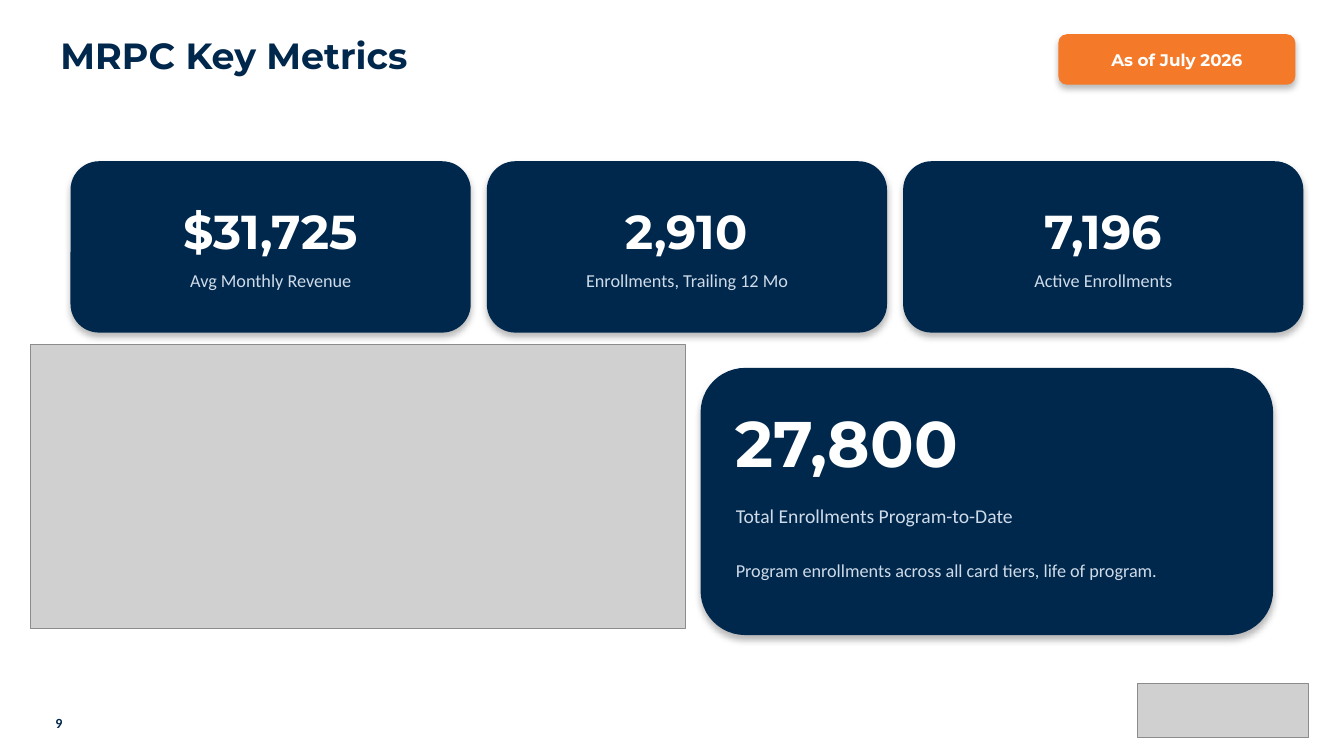
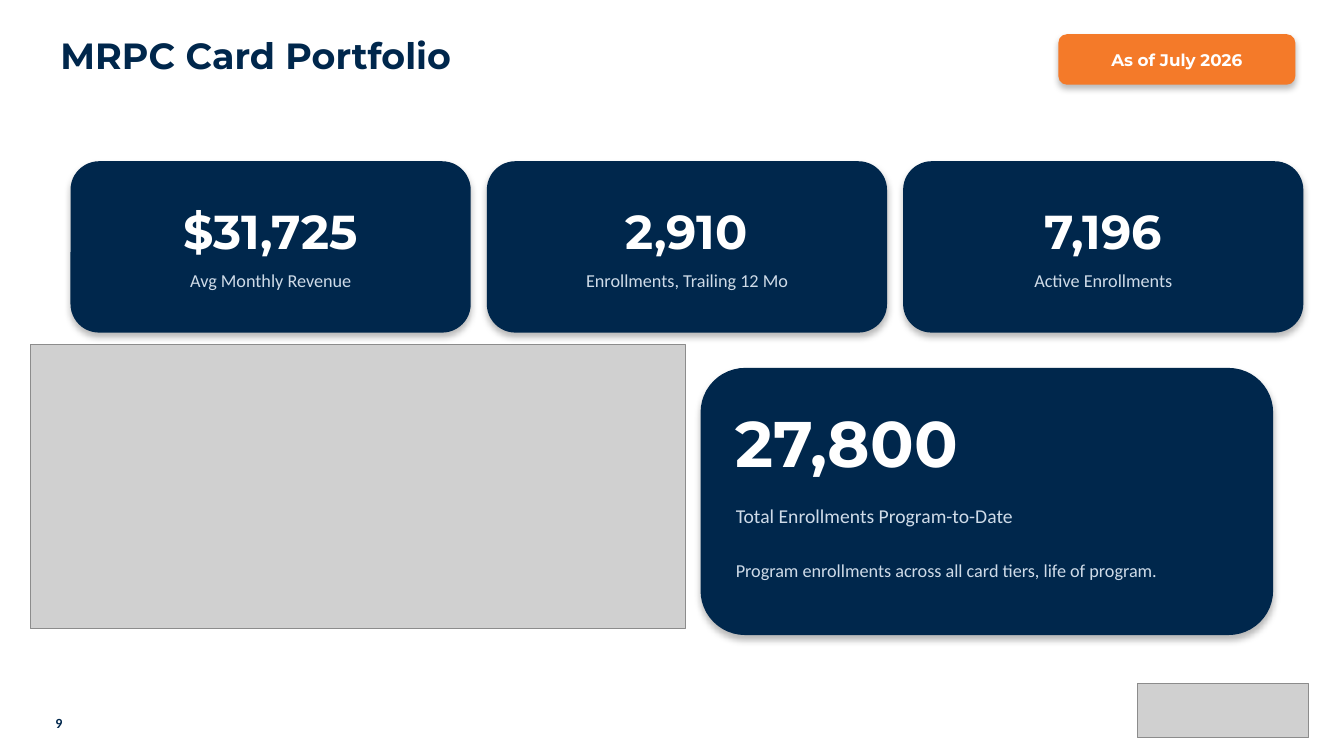
Before and after one commit to aburgard-csi/Velocity_Reporting, a slide deck: slide 9 of templates/mrpc_template.pptx. Drawn at 1344x756 pixels with LibreOffice and Linux fonts; fonts in the diff are those of the drawing; grey boxes stand for pictures. Boxes give left, top, right and bottom in pixels: in the first picture for what was removed or moved away, otherwise in the second. Text is boxed around its words. In the diff, an @@ line names an element or a change of style, - is before the commit and + after.

```diff
--- a/templates/mrpc_template.pptx
+++ b/templates/mrpc_template.pptx
@@ text at [60,40,451,70]: text changed @@
-MRPC Key Metrics
+MRPC Card Portfolio
```
Also in this commit, not shown: 2 other slides changed, 4 other files.
